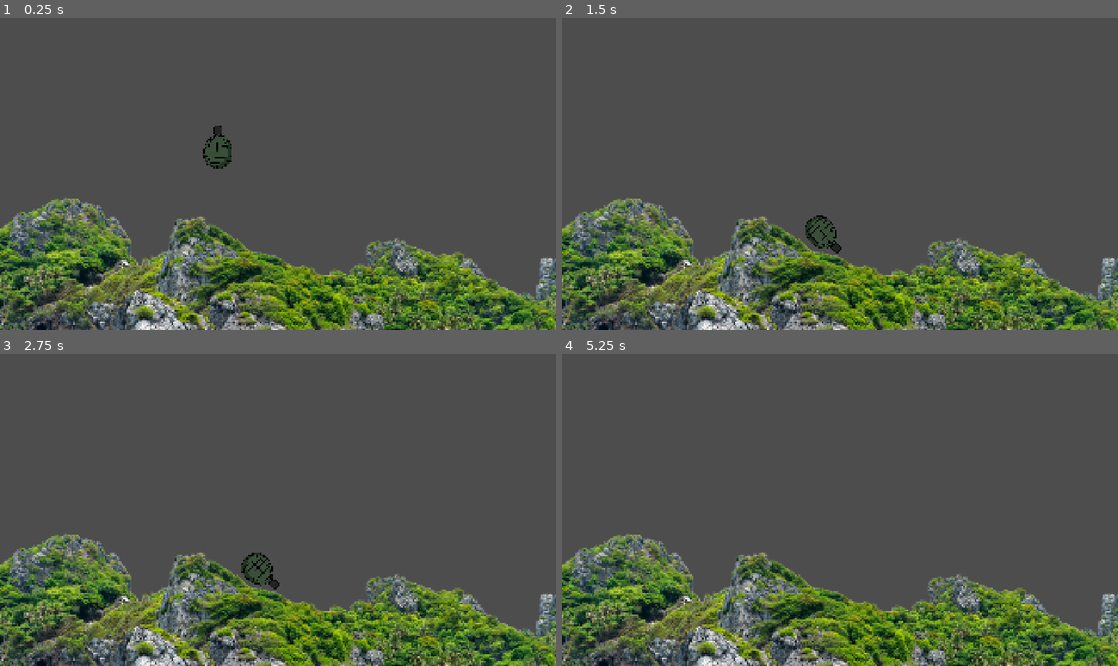
Above: before the commit, frames 1-4 (two rows, left to right).
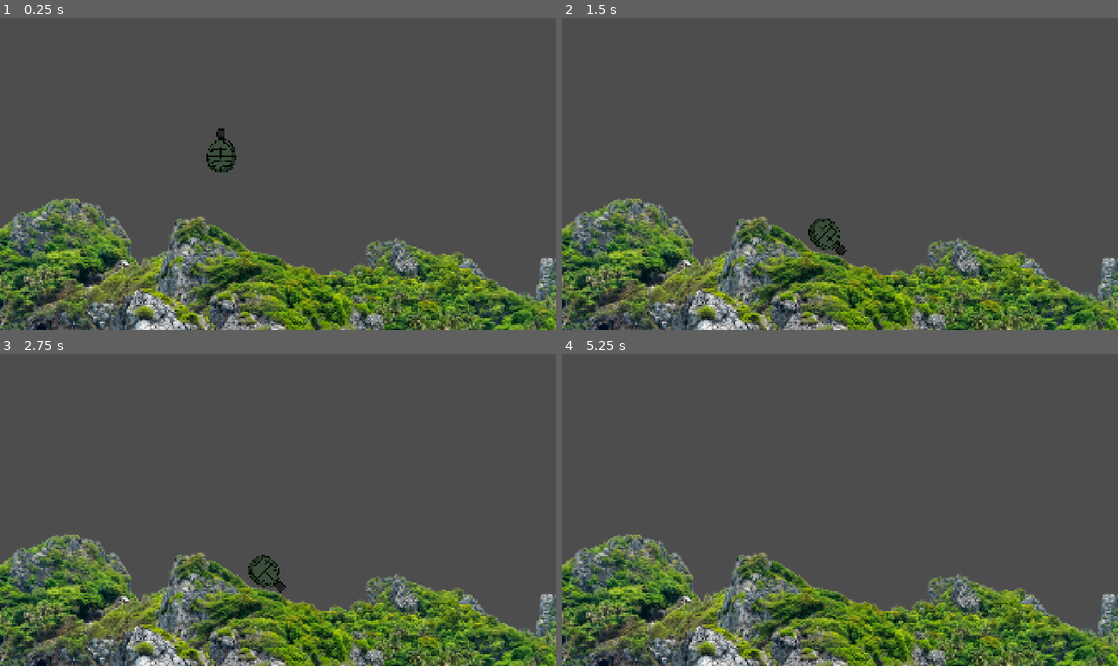
Above: after the commit, the same moments.

Repository: t0qen/baudo-game-jam-autumn
Game: Godot game, scene res://qdzqdz.tscn
The game is run twice, just before and just after one commit, with the same random seed, the same clock (stepped at 60 frames per second) and the same inputs. This scene is started directly instead of the project's main scene. Sound files missing from this copy of the repository are replaced by a short silence.
Inputs:
- Up to frame 1 (0.25 s): no input
- Up to frame 2 (1.5 s): hold Right (right) 0.53-1.28 s; tap 1 (bomb) at 0.6 s; tap Space (jump) at 0.77 s; tap 2 (rocket) at 0.8, 1.35 s; hold Left (left) from 1.28 s (still down)
- Up to frame 3 (2.75 s): tap Space (jump) at 1.52 s; tap 1 (bomb) at 1.55 s; tap Enter at 2 s; release Left (left) at 2.03 s; hold Right (right) from 2.03 s (still down); hold Up (aim_left) from 2.03 s (still down); tap 2 (rocket) at 2.3 s
- Up to frame 4 (5.25 s): release Up (aim_left) at 2.78 s; tap Down (aim_right) at 2.85 s; tap Space (jump) at 3.02, 3.5, 3.77, 4.52, 5 s; tap 1 (bomb) at 3.05, 3.6, 4.55 s; release Right (right) at 3.53 s; hold Left (left) from 3.53 s (still down); tap 2 (rocket) at 3.8, 5.1 s; tap Enter at 4.25 s; tap 3 (pompe) at 4.35 s

The runs differ from the first frame. In frame 1, 0.4% of the frame differs, in the area x 36-43%, y 34-50%; in frame 2, 0.3%; in frame 3, 0.4%; in frame 4, nothing differs.

Commit message:
modif sfx and player state

Diff:
--- a/qdzqdz.tscn
+++ b/qdzqdz.tscn
@@ -1,7 +1,6 @@
-[gd_scene load_steps=5 format=3 uid="uid://cgqyy88s7arpf"]
+[gd_scene load_steps=4 format=3 uid="uid://cgqyy88s7arpf"]
 
 [ext_resource type="Texture2D" uid="uid://b7dr8rk4jyebd" path="res://assets/Sprites/beautiful-island-isolated-png.png" id="2_bbm1k"]
-[ext_resource type="PackedScene" uid="uid://beywwft4c0mlq" path="res://scenes/projectiles/rocket.tscn" id="2_lqml1"]
 [ext_resource type="Script" uid="uid://ch41sfxp6t1uw" path="res://scripts/destructible_terrain_node.gd" id="2_yff4a"]
 [ext_resource type="PackedScene" uid="uid://ooydtmusoxcv" path="res://scenes/projectiles/grenade.tscn" id="4_bbm1k"]
 
@@ -23,12 +22,5 @@
 polygon = PackedVector2Array(-894.98395, 429.8797, -936.5928, 411.5436, -911.20435, 350.89346, -916.141, 329.73645, -90 …(6591 unchanged characters)…
 uv = PackedVector2Array(-894.98395, 429.8797, -936.5928, 411.5436, -911.20435, 350.89346, -916.141, 329.73645, -902.741 …(6586 unchanged characters)…
 
-[node name="Rocket" parent="." instance=ExtResource("2_lqml1")]
-position = Vector2(216.00002, -3163)
-rotation = -1.5707964
-scale = Vector2(1, 1.0047942)
-
 [node name="Grenade" parent="." instance=ExtResource("4_bbm1k")]
-position = Vector2(-42, -305)
-
-[connection signal="body_entered" from="Rocket" to="Rocket" method="_on_body_entered"]
+position = Vector2(-31, -293)
--- a/scenes/projectiles/grenade.tscn
+++ b/scenes/projectiles/grenade.tscn
@@ -1,7 +1,8 @@
-[gd_scene load_steps=6 format=3 uid="uid://ooydtmusoxcv"]
+[gd_scene load_steps=7 format=3 uid="uid://ooydtmusoxcv"]
 
 [ext_resource type="Script" uid="uid://dthvwivuxn4bg" path="res://scripts/grenade.gd" id="1_1mnvm"]
 [ext_resource type="Texture2D" uid="uid://dn8f4ti1wa647" path="res://assets/Sprites/grenade.png" id="2_b7x1w"]
+[ext_resource type="AudioStream" uid="uid://nmywdue76kpd" path="res://assets/sound/SFX/Explosion patate et grenade.mp3" id="3_3382y"]
 
 [sub_resource type="CircleShape2D" id="CircleShape2D_b7x1w"]
 radius = 634.0032
@@ -45,5 +46,10 @@
 wait_time = 5.0
 one_shot = true
 
+[node name="ExplosionPatateEtGrenade" type="AudioStreamPlayer" parent="."]
+stream = ExtResource("3_3382y")
+bus = &"SFX"
+
 [connection signal="body_entered" from="ground_detection" to="." method="_on_ground_detection_body_entered"]
 [connection signal="timeout" from="Timer" to="." method="_on_timer_timeout"]
+[connection signal="finished" from="ExplosionPatateEtGrenade" to="." method="_on_explosion_patate_et_grenade_finished"]
--- a/scenes/projectiles/rocket.tscn
+++ b/scenes/projectiles/rocket.tscn
@@ -1,8 +1,9 @@
-[gd_scene load_steps=7 format=3 uid="uid://beywwft4c0mlq"]
+[gd_scene load_steps=8 format=3 uid="uid://beywwft4c0mlq"]
 
 [ext_resource type="Script" uid="uid://dlv6bafe1o4v8" path="res://scripts/rocket.gd" id="1_l0y3s"]
 [ext_resource type="Texture2D" uid="uid://beeml8clnve47" path="res://assets/Sprites/patage.png" id="2_l0y3s"]
 [ext_resource type="Texture2D" uid="uid://sdw4lwb4ukgf" path="res://assets/Sprites/Feu.png" id="2_r4bah"]
+[ext_resource type="AudioStream" uid="uid://nmywdue76kpd" path="res://assets/sound/SFX/Explosion patate et grenade.mp3" id="4_8rgcg"]
 
 [sub_resource type="CapsuleShape2D" id="CapsuleShape2D_r4mtq"]
 radius = 9.0
@@ -63,4 +64,9 @@
 scale_amount_min = 0.01
 scale_amount_max = 0.3
 
+[node name="ExplosionPatateEtGrenade" type="AudioStreamPlayer" parent="."]
+stream = ExtResource("4_8rgcg")
+bus = &"SFX"
+
 [connection signal="body_entered" from="DetectionMaxDegat" to="." method="_on_detection_max_degat_body_entered"]
+[connection signal="finished" from="ExplosionPatateEtGrenade" to="." method="_on_explosion_patate_et_grenade_finished"]
--- a/scenes/templates/bidule_template.tscn
+++ b/scenes/templates/bidule_template.tscn
@@ -40,6 +40,8 @@
 [ext_resource type="Texture2D" uid="uid://dg06lfrhe0dgi" path="res://assets/Sprites/Garde/Bras/patator_2.png" id="37_77s6n"]
 [ext_resource type="Texture2D" uid="uid://bchqpelsoqyjq" path="res://assets/Sprites/Garde/Bras/pompe.png" id="38_e0nlx"]
 [ext_resource type="Texture2D" uid="uid://hht7qnmjl72w" path="res://icon.svg" id="40_77s6n"]
+[ext_resource type="AudioStream" uid="uid://b4uifmkpl0hyt" path="res://assets/sound/SFX/Lance patate launch.mp3" id="41_e0nlx"]
+[ext_resource type="AudioStream" uid="uid://dm25f75lcg4qx" path="res://assets/sound/SFX/Lancer grenade.mp3" id="42_kxtwb"]
 
 [sub_resource type="PhysicsMaterial" id="PhysicsMaterial_6lqgl"]
 friction = 0.1
@@ -273,6 +275,14 @@
 wait_time = 2.0
 one_shot = true
 
+[node name="LancePatateLaunch" type="AudioStreamPlayer" parent="."]
+stream = ExtResource("41_e0nlx")
+bus = &"SFX"
+
+[node name="LancerGrenade" type="AudioStreamPlayer" parent="."]
+stream = ExtResource("42_kxtwb")
+bus = &"SFX"
+
 [connection signal="body_entered" from="." to="." method="_on_body_entered"]
 [connection signal="body_exited" from="." to="." method="_on_body_exited"]
 [connection signal="timeout" from="jump_timer" to="." method="_on_jump_timer_timeout"]
--- a/scripts/bidule_template.gd
+++ b/scripts/bidule_template.gd
@@ -199,7 +199,7 @@
 			$aim_droite.rotation_degrees = 0
 			$pivot2.rotation_degrees = 0
 			play_animation("idle")
-			play_bras_animation("idle")
+			#play_bras_animation("idle")
 		STATE.CONTROL:
 			linear_velocity.x = 0
 			linear_velocity.x = 0
@@ -207,7 +207,7 @@
 			$aim_droite.rotation_degrees = 0
 			$pivot2.rotation_degrees = 0
 			play_animation("control")
-			play_bras_animation("idle")
+			play_bras_animation("patator")
 		STATE.ROCKET:
 			linear_velocity.x = 0
 			linear_velocity.x = 0
@@ -334,6 +334,7 @@
 				var rocket = rocket_scene.instantiate()
 				rocket.global_position = $pivot2/depart_proj.global_position
 				var direction = $pivot2/depart_proj.global_transform.x.normalized()
+				$LancePatateLaunch.play()
 				rocket.linear_velocity = direction * -5000
 
 				get_tree().current_scene.add_child(rocket)
@@ -354,6 +355,7 @@
 				var grenade = grenade_scene.instantiate()
 				grenade.global_position = $pivot2/depart_proj.global_position
 				var direction = $pivot2/depart_proj.global_transform.x.normalized()
+				$LancerGrenade.play()
 				grenade.apply_central_impulse(direction * -2500)
 
 				get_tree().current_scene.add_child(grenade)
--- a/scripts/grenade.gd
+++ b/scripts/grenade.gd
@@ -1,9 +1,11 @@
 extends RigidBody2D
 
 func _ready() -> void:
+	self.show()
 	$Timer.start()
 
 func _on_timer_timeout() -> void:
+
 	# On récupère le terrain (nom exact: "Terrain1") depuis le parent ou la scène
 	var terrain = get_parent().get_node("DestructiblePolygon2D")
 
@@ -17,4 +19,10 @@
 	# "Destruct" prend un polygone (forme du trou) et une position globale
 	#var destroyed_area = terrain.destruct(polygon, global_position)
 	#print("Destroyed area:", destroyed_area)
+	$ExplosionPatateEtGrenade.play()
+	self.hide()
+
+
+
+func _on_explosion_patate_et_grenade_finished() -> void:
 	queue_free()
--- a/scripts/rocket.gd
+++ b/scripts/rocket.gd
@@ -1,4 +1,6 @@
 extends RigidBody2D
+
+var can_explode : bool = true
 
 func _ready() -> void:
 	pass
@@ -8,18 +10,26 @@
 
 
 func _on_detection_max_degat_body_entered(body: Node2D) -> void:
-	print(body.name)
-	# On récupère le terrain (nom exact: "Terrain1") depuis le parent ou la scène
-	var terrain = get_parent().get_node("DestructiblePolygon2D")
+	if can_explode == true:
+		can_explode = false
+		print(body.name)
+		# On récupère le terrain (nom exact: "Terrain1") depuis le parent ou la scène
+		var terrain = get_parent().get_node("DestructiblePolygon2D")
 
-	var radius = 200
-	var segments = 32
-	var polygon = PackedVector2Array()
-	for i in range(segments):
-		var angle = TAU * i / segments
-		polygon.append(Vector2(cos(angle), sin(angle)) * radius)
+		var radius = 200
+		var segments = 32
+		var polygon = PackedVector2Array()
+		for i in range(segments):
+			var angle = TAU * i / segments
+			polygon.append(Vector2(cos(angle), sin(angle)) * radius)
 
-	# "Destruct" prend un polygone (forme du trou) et une position globale
-	#var destroyed_area = terrain.destruct(polygon, global_position)
-	#print("Destroyed area:", destroyed_area)
+		# "Destruct" prend un polygone (forme du trou) et une position globale
+		#var destroyed_area = terrain.destruct(polygon, global_position)
+		#print("Destroyed area:", destroyed_area)
+		$ExplosionPatateEtGrenade.play()
+		self.hide()
+
+
+
+func _on_explosion_patate_et_grenade_finished() -> void:
 	queue_free()
Not shown: 1 places in scenes/templates/bidule_template.tscn that only renumber resources
